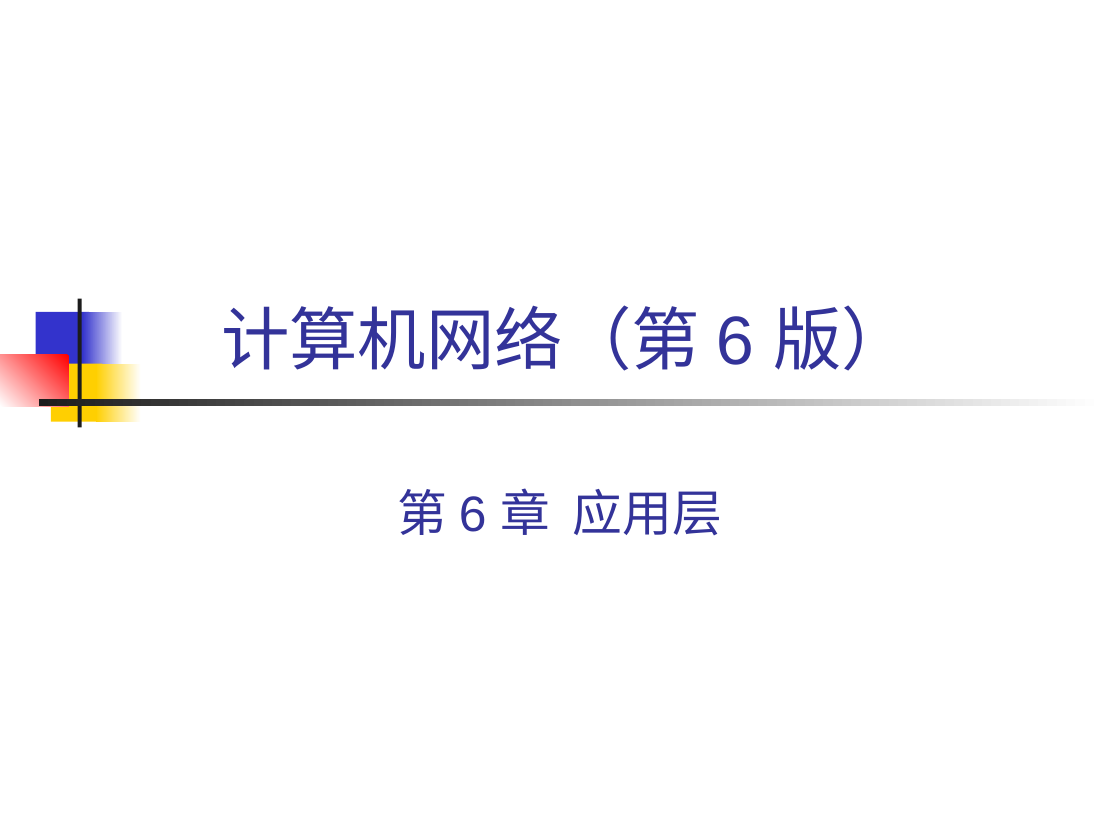
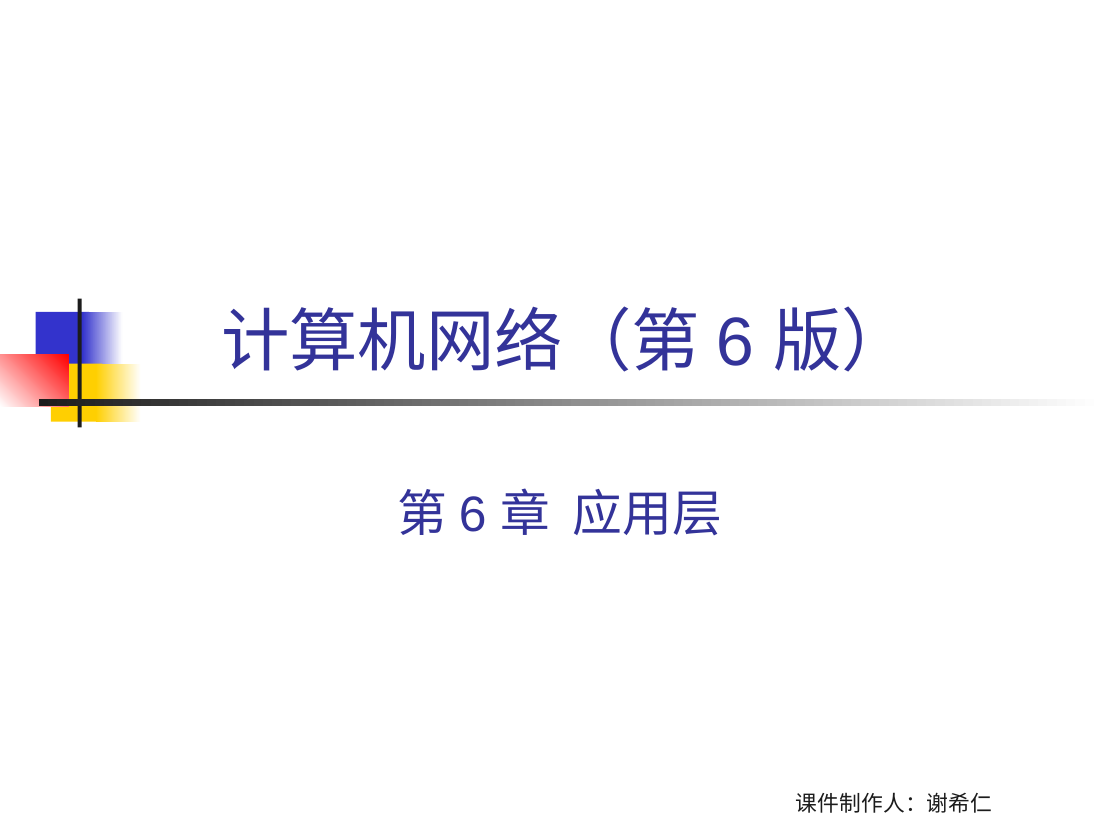
Before and after one commit to wenghengcong/LearnCollection, a slide deck: slide 1 of 网络/计算机网络(谢希仁)第五版/CH6-6ed 应用层.ppt. Drawn at 1120x840 pixels with LibreOffice and Linux fonts; fonts in the diff are those of the drawing. Boxes give left, top, right and bottom in pixels: in the first picture for what was removed or moved away, otherwise in the second. Text is boxed around its words. In the diff, an @@ line names an element or a change of style, - is before the commit and + after.

```diff
--- a/网络/计算机网络(谢希仁)第五版/CH6-6ed 应用层.ppt
+++ b/网络/计算机网络(谢希仁)第五版/CH6-6ed 应用层.ppt
@@ text added at (x1=796, y1=792, x2=992, y2=813), 14 pt, text #1C1C1C @@
+课件制作人：谢希仁
```
Also in this commit, not shown: 195 other slides changed, 58 other files.
